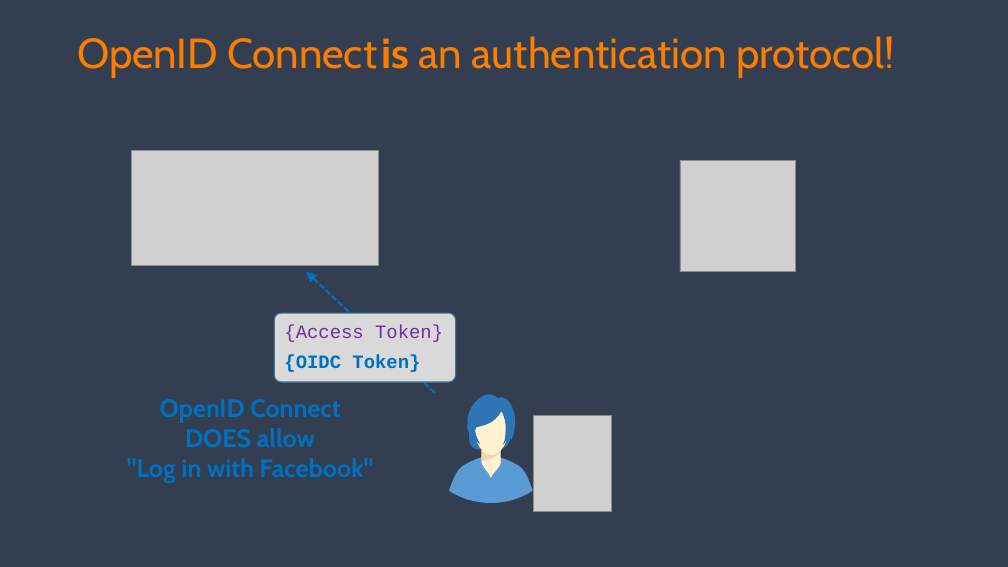
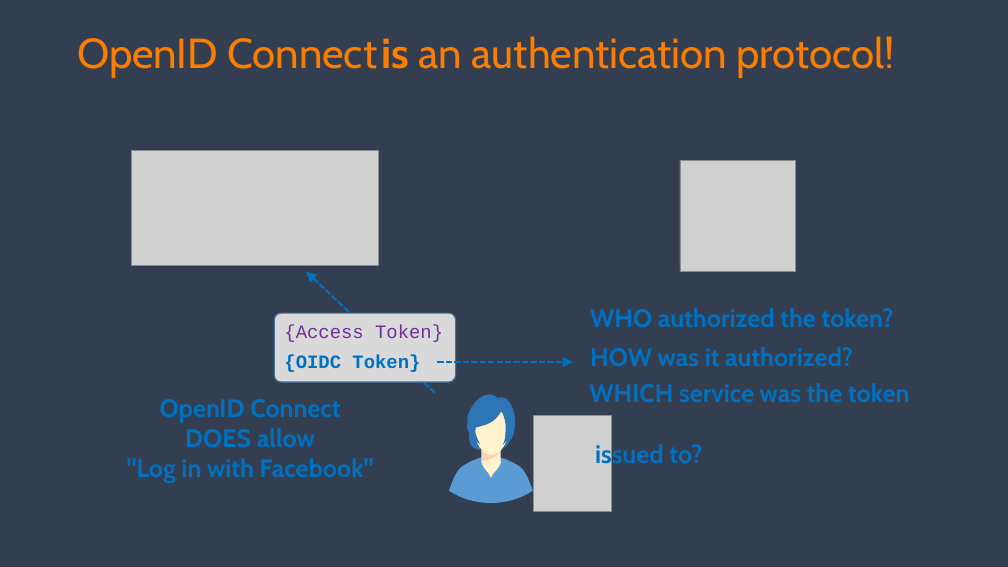
Before and after one commit to spetryjohnson/talk-PracticalAuthForDevs, a slide deck: slide 124 of Practical Auth for Devs - Beer City Code 2024.pptx. Drawn at 1008x567 pixels with LibreOffice and Linux fonts; fonts in the diff are those of the drawing; grey boxes stand for pictures. Boxes give left, top, right and bottom in pixels: in the first picture for what was removed or moved away, otherwise in the second. Text is boxed around its words. In the diff, an @@ line names an element or a change of style, - is before the commit and + after.

```diff
--- a/Practical Auth for Devs - Beer City Code 2024.pptx
+++ b/Practical Auth for Devs - Beer City Code 2024.pptx
@@ text added at (590,308,894,327), 24 pt, text #0070C0, bold @@
+WHO authorized the token?
@@ text added at (590,347,853,366), 24 pt, text #0070C0, bold @@
+HOW was it authorized?
@@ arrow added from (438, 362) to (573, 362), #0070C0 2 pt dashed @@
@@ text added at (589,383,909,469), 24 pt, text #0070C0, bold @@
+WHICH service was the token
+issued to?
```
Also in this commit, not shown: 6 other slides changed.
